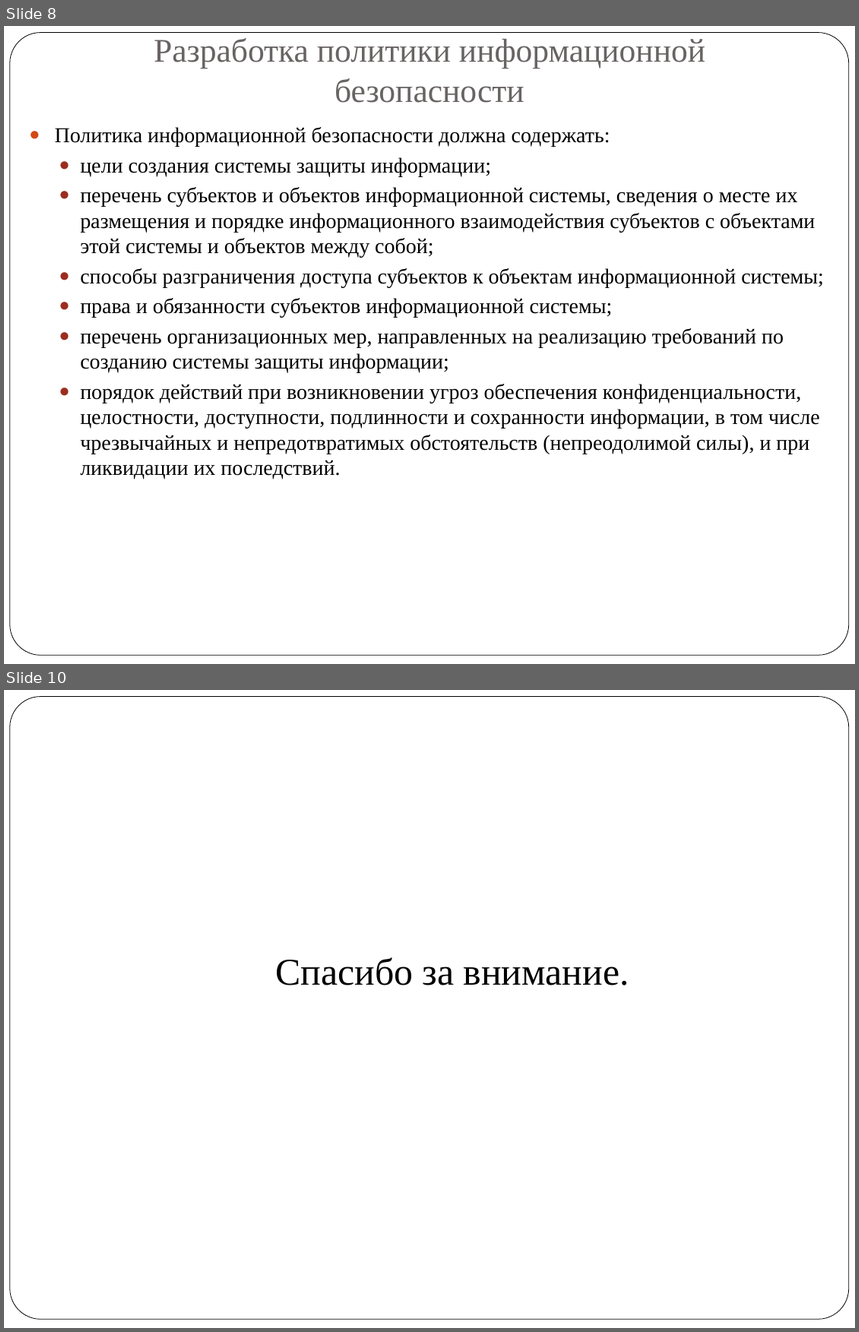
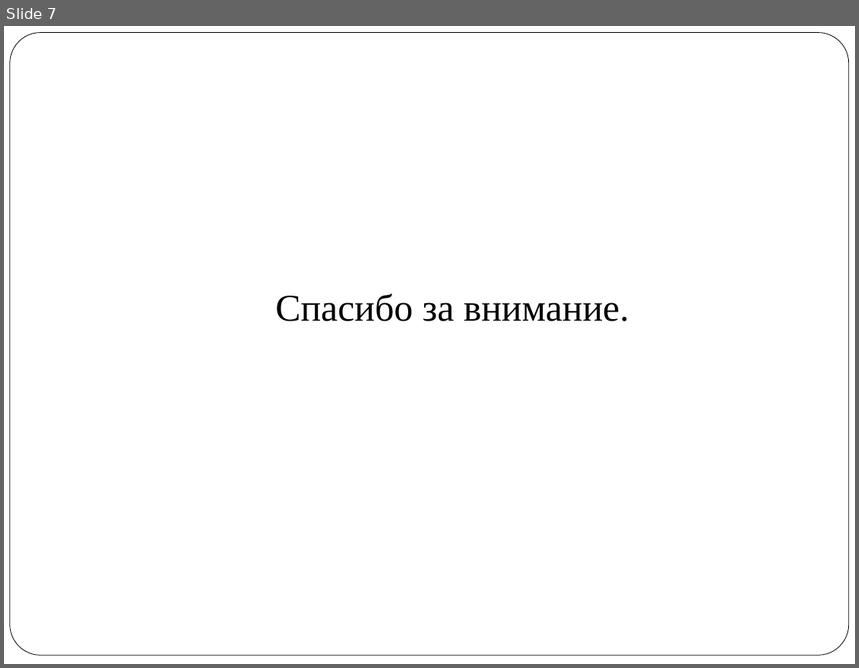
Before and after one commit to vlad324/diploma-rfe, a slide deck: diploma_radkevich.pptx. Shown one above the other, each under a label of ours: slides 8 and 10 before the commit, slide 7 after it; the slides between them are not shown. The pictures are 859x1332 and 859x668 pixels, drawn with LibreOffice and Linux fonts; fonts in the diff are those of the drawing. Boxes give left, top, right and bottom in pixels: in the first picture for what was removed or moved away, otherwise in the second. Text is boxed around its words. In the diff, an @@ line names an element or a change of style, - is before the commit and + after.

```diff
--- a/diploma_radkevich.pptx
+++ b/diploma_radkevich.pptx
@@ slide 8 removed at (4,26,855,664), background #FFFFFF; not listed: 1 template element that a slide beside it also shows @@
@@ title removed at (154,38,705,103) @@
-Разработка политики информационной безопасности
@@ text removed at (55,127,824,480) @@
-● Политика информационной безопасности должна содержать:
-  ● цели создания системы защиты информации;
-  ● перечень субъектов и объектов информационной системы, сведения о месте их размещения и порядке информационного взаимодействия субъектов с объектами этой системы и объектов между собой;
-  ● способы разграничения доступа субъектов к объектам информационной системы;
-  ● права и обязанности субъектов информационной системы;
-  ● перечень организационных мер, направленных на реализацию требований по созданию системы защиты информации;
-  ● порядок действий при возникновении угроз обеспечения конфиденциальности, целостности, доступности, подлинности и сохранности информации, в том числе чрезвычайных и непредотвратимых обстоятельств (непреодолимой силы), и при ликвидации их последствий.
@@ what was slide 10 is now slide 7 @@
```
Also in this commit, not shown: 3 slides changed, 3 slides added, 5 other slides removed, 1 other file.
